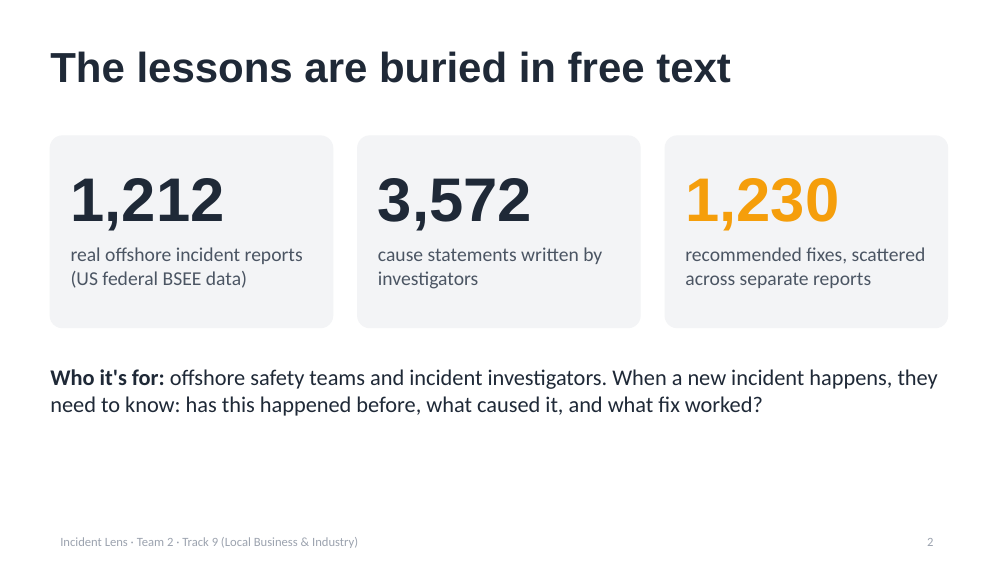
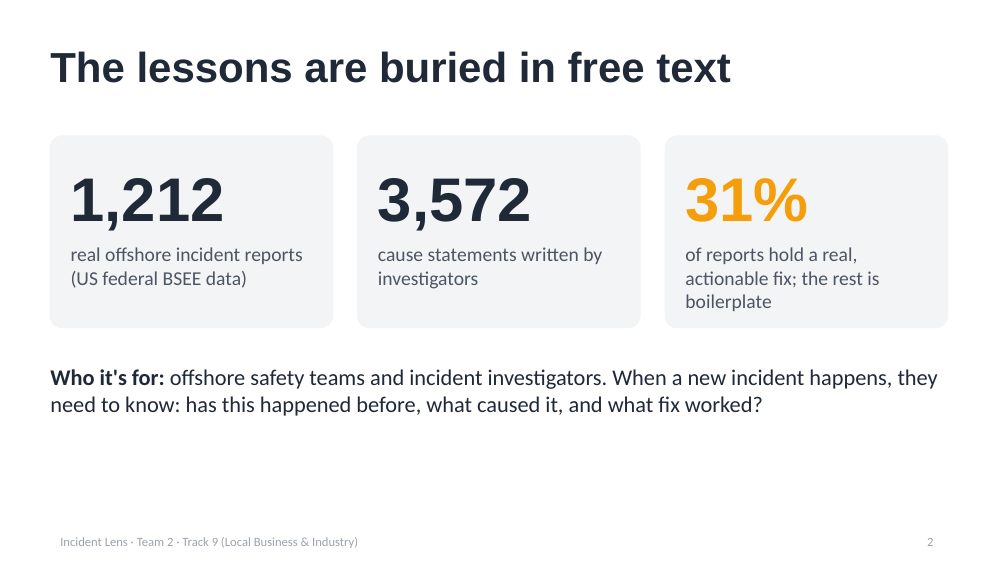
Before and after one commit to Epinore/incident-lens, a slide deck: slide 2 of slides/Team 2 slides.pptx. Drawn at 1008x567 pixels with LibreOffice and Linux fonts; fonts in the diff are those of the drawing. Boxes give left, top, right and bottom in pixels: in the first picture for what was removed or moved away, otherwise in the second. Text is boxed around its words. In the diff, an @@ line names an element or a change of style, - is before the commit and + after.

```diff
--- a/slides/Team 2 slides.pptx
+++ b/slides/Team 2 slides.pptx
@@ text at box(685, 178, 808, 222): text changed @@
-1,230
+31%
@@ text at box(685, 247, 879, 311): text changed @@
-recommended fixes, scattered across separate reports
+of reports hold a real, actionable fix; the rest is boilerplate
```
Also in this commit, not shown: 1 other slide changed, 1 slide added, 1 slide removed, 4 other files.
